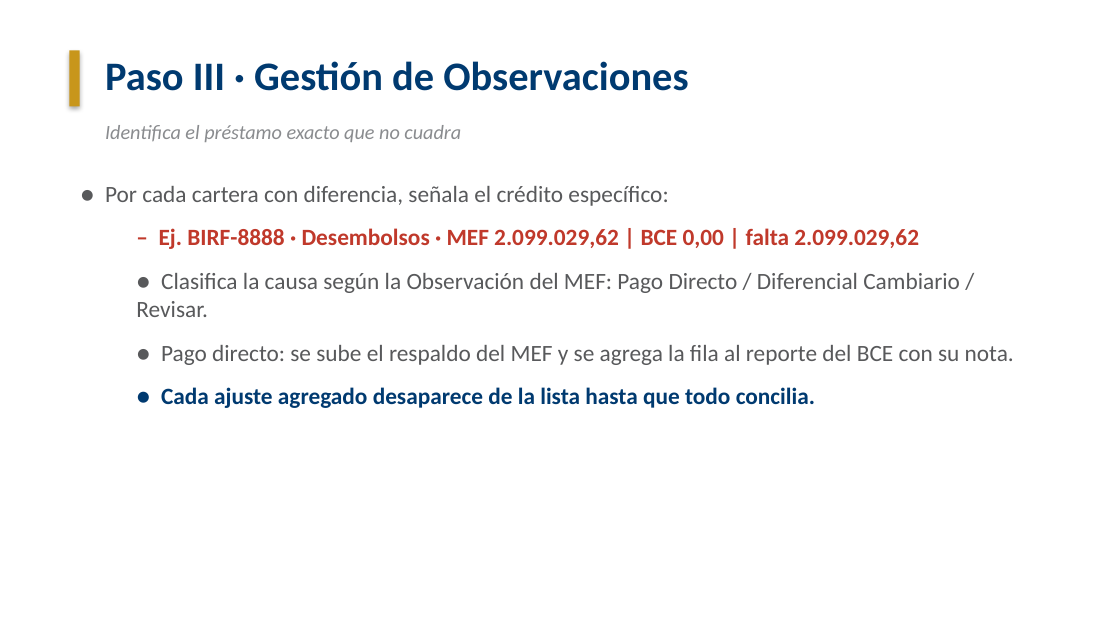
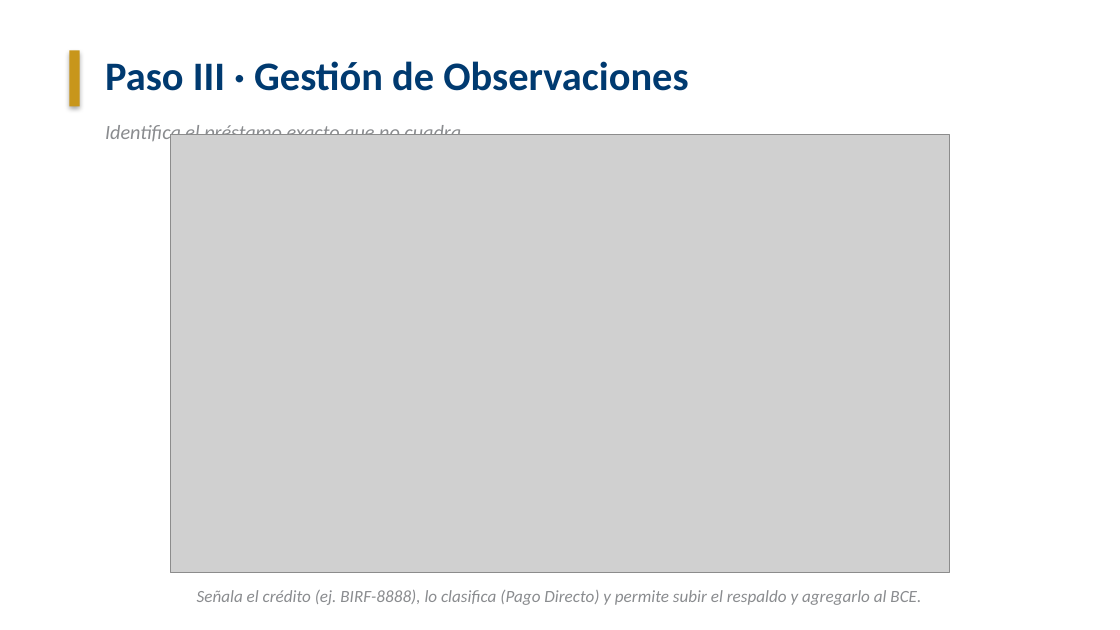
Before and after one commit to BryanAndresR23/Projects, a slide deck: slide 7 of Presentacion_Conciliacion_BCE.pptx. Drawn at 1120x630 pixels with LibreOffice and Linux fonts; fonts in the diff are those of the drawing; grey boxes stand for pictures; background and template pictures are left out. Boxes give left, top, right and bottom in pixels: in the first picture for what was removed or moved away, otherwise in the second. Text is boxed around its words. In the diff, an @@ line names an element or a change of style, - is before the commit and + after.

```diff
--- a/Presentacion_Conciliacion_BCE.pptx
+++ b/Presentacion_Conciliacion_BCE.pptx
@@ picture added at [170,134,949,572] @@
@@ text removed at [105,186,1014,408] @@
-● Por cada cartera con diferencia, señala el crédito específico:
-  – Ej. BIRF-8888 · Desembolsos · MEF 2.099.029,62 | BCE 0,00 | falta 2.099.029,62
-● Clasifica la causa según la Observación del MEF: Pago Directo / Diferencial Cambiario / Revisar.
-● Pago directo: se sube el respaldo del MEF y se agrega la fila al reporte del BCE con su nota.
-● Cada ajuste agregado desaparece de la lista hasta que todo concilia.
@@ text added at [197,590,921,605], 11 pt, text #8A8C8F, italic @@
+Señala el crédito (ej. BIRF-8888), lo clasifica (Pago Directo) y permite subir el respaldo y agregarlo al BCE.
```
Also in this commit, not shown: 3 other slides changed.
